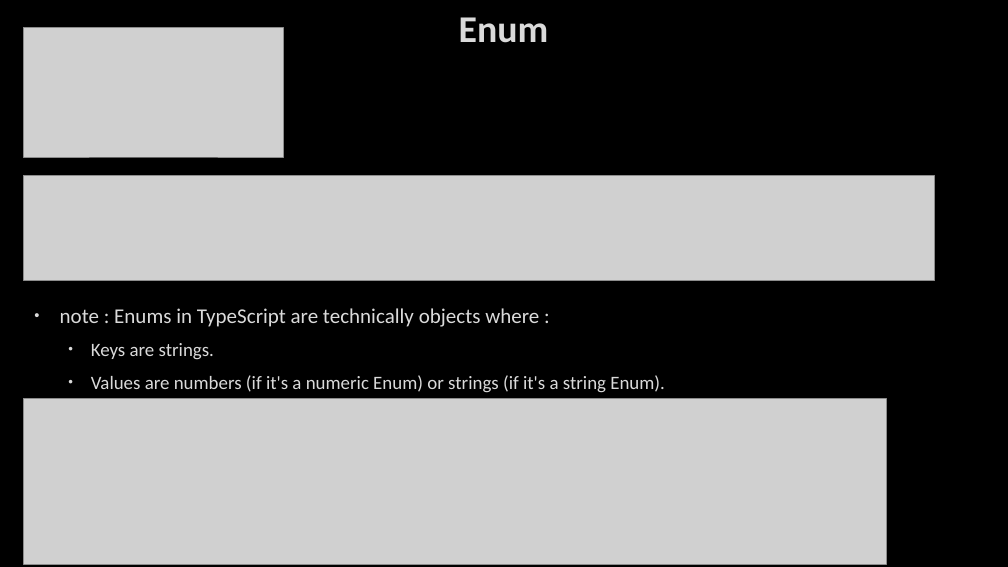
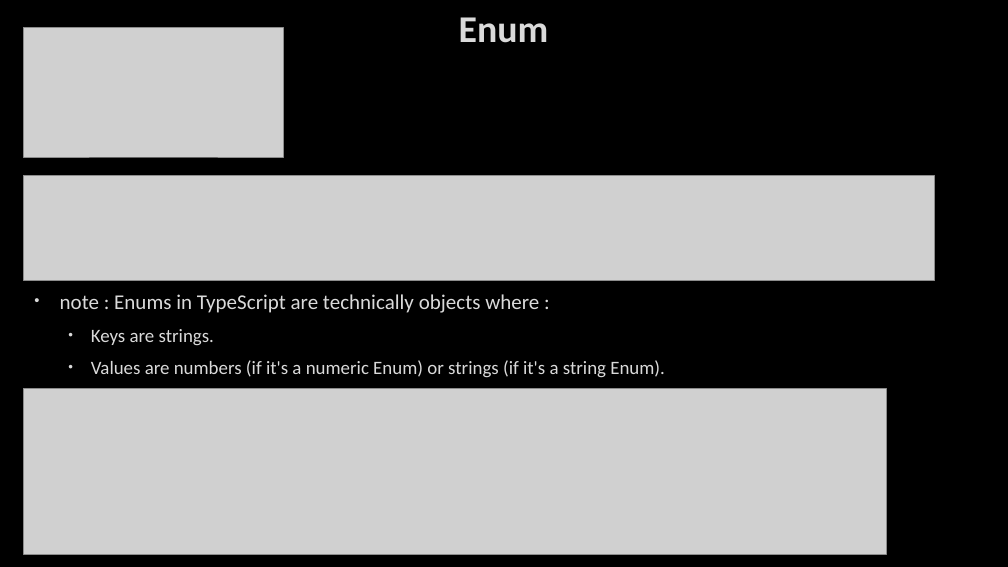
Before and after one commit to AhmedMohamedSamir1/Summary, a slide deck: slide 22 of Angular & type script/Angular.pptx (slide 18 before the commit). Drawn at 1008x567 pixels with LibreOffice and Linux fonts; fonts in the diff are those of the drawing; grey boxes stand for pictures; background and template pictures are left out. Boxes give left, top, right and bottom in pixels: in the first picture for what was removed or moved away, otherwise in the second. Text is boxed around its words. In the diff, an @@ line names an element or a change of style, - is before the commit and + after.

```diff
--- a/Angular & type script/Angular.pptx
+++ b/Angular & type script/Angular.pptx
@@ text "note : Enums in TypeScript ...": place and size @@
-text "note : Enums in TypeScript ..." at (60,308,665,393)
+text "note : Enums in TypeScript ..." at (60,294,665,378)
@@ picture: place and size @@
-picture at (23,399,886,564)
+picture at (23,389,886,554)
```
Also in this commit, not shown: 4 slides added, 2 other files.
